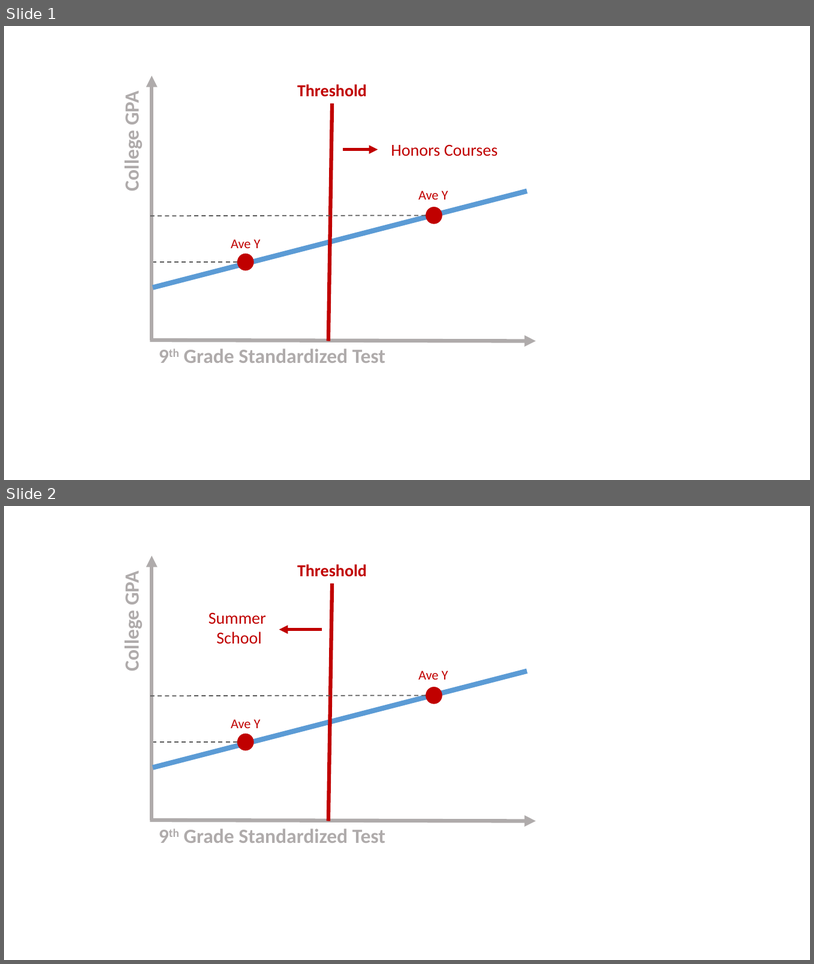
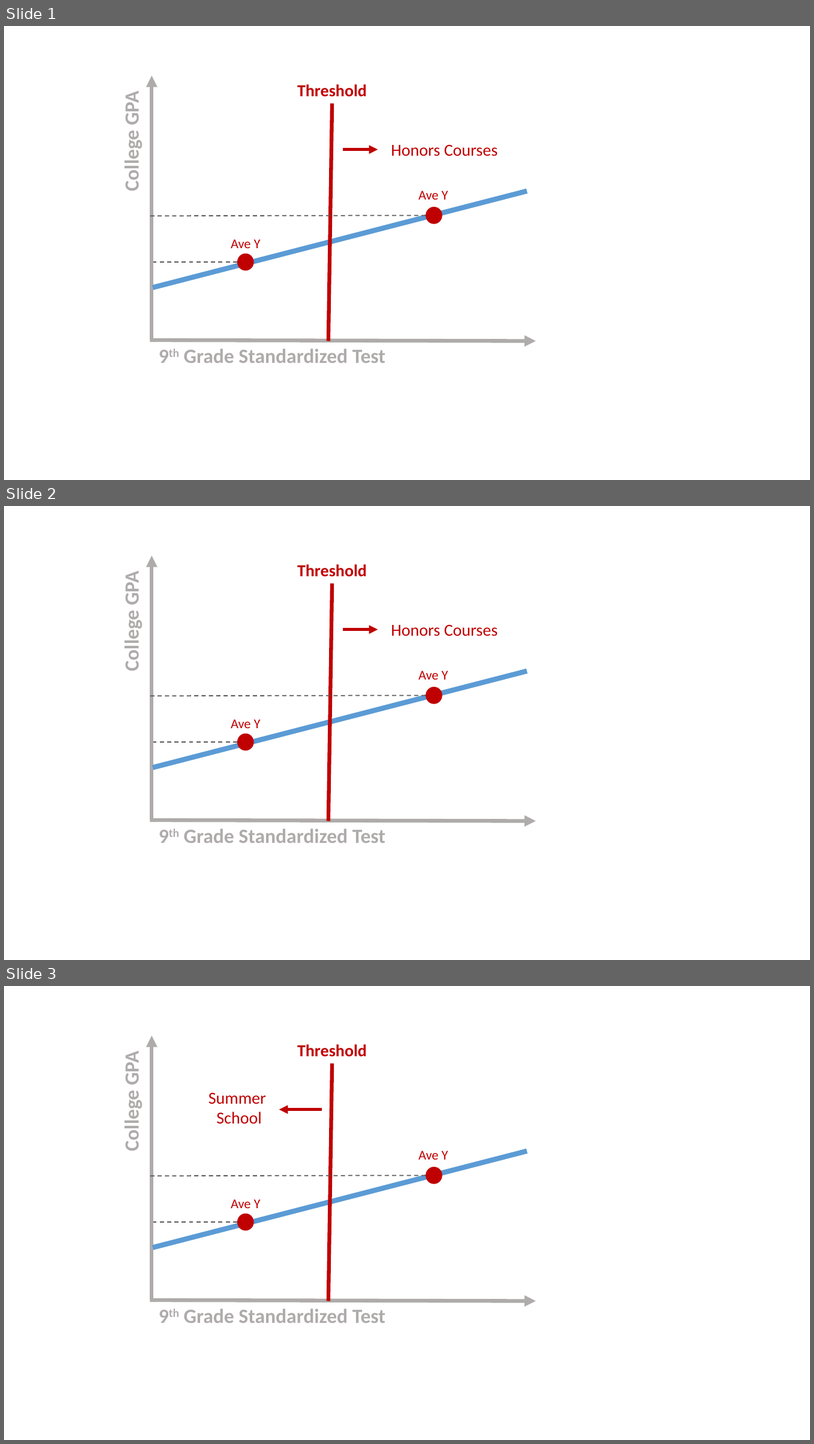
Before and after one commit to DS4PS/pe4ps-textbook, a slide deck: FIGURE/RegDisc/RegDiscontinuity.pptx. Shown one above the other, each under a label of ours: slides 1 and 2 before the commit, slides 1, 2 and 3 after it. The pictures are 814x964 and 814x1444 pixels, drawn with LibreOffice and Linux fonts; fonts in the diff are those of the drawing. Boxes give left, top, right and bottom in pixels: in the first picture for what was removed or moved away, otherwise in the second. Text is boxed around its words. In the diff, an @@ line names an element or a change of style, - is before the commit and + after.

```diff
--- a/FIGURE/RegDisc/RegDiscontinuity.pptx
+++ b/FIGURE/RegDisc/RegDiscontinuity.pptx
@@ slide 2 added at bbox=[4, 506, 810, 960], background #FFFFFF @@
@@ arrow added from (152, 820) to (152, 556), #AFABAB 4.5 pt @@
@@ text added at bbox=[120, 574, 144, 669], 24 pt, text #AFABAB, bold @@
+College GPA
@@ text added at bbox=[297, 564, 367, 577], 20 pt, text #C00000, bold @@
+Threshold
@@ line added from (332, 583) to (329, 820), #C00000 4.5 pt @@
@@ arrow added from (344, 630) to (378, 630), #C00000 3.5 pt @@
@@ text added at bbox=[391, 624, 498, 636], 20 pt, text #C00000 @@
+Honors Courses
@@ line added from (153, 768) to (527, 671), #5B9BD5 6 pt @@
@@ text added at bbox=[419, 670, 449, 679], 16 pt, text #C00000 @@
+Ave Y
@@ line added from (426, 696) to (150, 696), #595959 1.25 pt dashed @@
@@ ellipse added at bbox=[426, 687, 443, 704], fill #C00000 @@
@@ text added at bbox=[231, 719, 261, 728], 16 pt, text #C00000 @@
+Ave Y
@@ ellipse added at bbox=[237, 733, 254, 750], fill #C00000 @@
@@ line added from (237, 742) to (153, 742), #595959 1.25 pt dashed @@
@@ arrow added from (150, 820) to (536, 820), #AFABAB 4.5 pt @@
@@ text added at bbox=[184, 828, 386, 843], 24 pt, text #AFABAB, bold @@
+9th Grade Standardized Test
@@ what was slide 2 is now slide 3 @@
```
Also in this commit, not shown: 1 other slide added, 4 other files.
